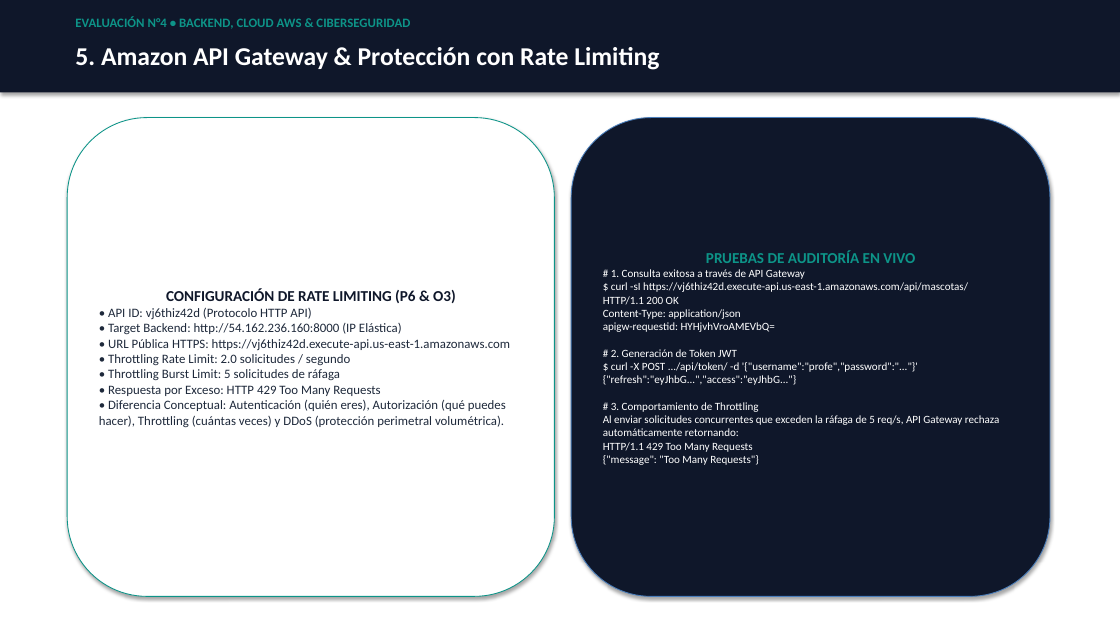
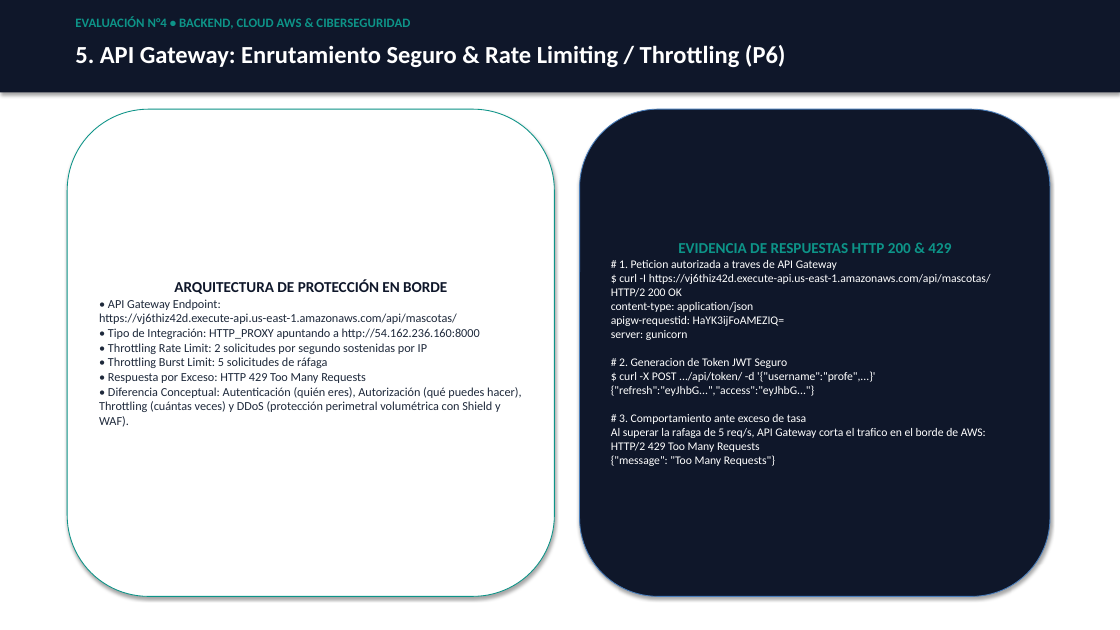
Before and after one commit to sebatmail/AWS-BACKEND-4, a slide deck: slide 6 of docs/PRESENTACION_EVALUACION_4_SEBASTIAN_TORRES.pptx. Drawn at 1120x630 pixels with LibreOffice and Linux fonts; fonts in the diff are those of the drawing. Boxes give left, top, right and bottom in pixels: in the first picture for what was removed or moved away, otherwise in the second. Text is boxed around its words. In the diff, an @@ line names an element or a change of style, - is before the commit and + after.

```diff
--- a/docs/PRESENTACION_EVALUACION_4_SEBASTIAN_TORRES.pptx
+++ b/docs/PRESENTACION_EVALUACION_4_SEBASTIAN_TORRES.pptx
@@ text at box(75, 45, 786, 67): text changed; size 22 to 21 pt @@
-5. Amazon API Gateway & Protección con Rate Limiting
+5. API Gateway: Enrutamiento Seguro & Rate Limiting / Throttling (P6)
@@ rounded rectangle "ARQUITECTURA DE PROTECCIÓN EN BORDE": place and size @@
-rounded rectangle "ARQUITECTURA DE PROTECCIÓN EN BORDE" at box(67, 118, 555, 597)
+rounded rectangle "ARQUITECTURA DE PROTECCIÓN EN BORDE" at box(67, 109, 555, 597)
@@ rounded rectangle "EVIDENCIA DE RESPUESTAS HTTP 200 ...": place and size @@
-rounded rectangle "EVIDENCIA DE RESPUESTAS HTTP 200 ..." at box(571, 118, 1050, 597)
+rounded rectangle "EVIDENCIA DE RESPUESTAS HTTP 200 ..." at box(580, 109, 1050, 597)
@@ text in rounded rectangle at box(611, 243, 991, 466): text changed; size 9.5 to 10 pt @@
-PRUEBAS DE AUDITORÍA EN VIVO
-# 1. Consulta exitosa a través de API Gateway
-$ curl -sI https://vj6thiz42d.execute-api.us-east-1.amazonaws.com/api/mascotas/
-HTTP/1.1 200 OK
-Content-Type: application/json
-apigw-requestid: HYHjvhVroAMEVbQ=
-# 2. Generación de Token JWT
-$ curl -X POST .../api/token/ -d '{"username":"profe","password":"..."}'
-{"refresh":"eyJhbG...","access":"eyJhbG..."}
-# 3. Comportamiento de Throttling
-Al enviar solicitudes concurrentes que exceden la ráfaga de 5 req/s, API Gateway rechaza automáticamente retornando:
-HTTP/1.1 429 Too Many Requests
-{"message": "Too Many Requests"}
+EVIDENCIA DE RESPUESTAS HTTP 200 & 429
+# 1. Peticion autorizada a traves de API Gateway
+$ curl -I https://vj6thiz42d.execute-api.us-east-1.amazonaws.com/api/mascotas/
+HTTP/2 200 OK
+content-type: application/json
+apigw-requestid: HaYK3ijFoAMEZIQ=
+server: gunicorn
+# 2. Generacion de Token JWT Seguro
+$ curl -X POST .../api/token/ -d '{"username":"profe",...}'
+{"refresh":"eyJhbG...","access":"eyJhbG..."}
+# 3. Comportamiento ante exceso de tasa
+Al superar la rafaga de 5 req/s, API Gateway corta el trafico en el borde de AWS:
+HTTP/2 429 Too Many Requests
+{"message": "Too Many Requests"}
@@ text in rounded rectangle at box(99, 279, 480, 354): text changed; size 11 to 10.5 pt @@
-CONFIGURACIÓN DE RATE LIMITING (P6 & O3)
-• API ID: vj6thiz42d (Protocolo HTTP API)
-• Target Backend: http://54.162.236.160:8000 (IP Elástica)
-• URL Pública HTTPS: https://vj6thiz42d.execute-api.us-east-1.amazonaws.com
-• Throttling Rate Limit: 2.0 solicitudes / segundo
+ARQUITECTURA DE PROTECCIÓN EN BORDE
+• API Gateway Endpoint: https://vj6thiz42d.execute-api.us-east-1.amazonaws.com/api/mascotas/
+• Tipo de Integración: HTTP_PROXY apuntando a http://54.162.236.160:8000
+• Throttling Rate Limit: 2 solicitudes por segundo sostenidas por IP
@@ text in rounded rectangle at box(108, 357, 366, 383): size 11 to 10.5 pt in "• Throttling Burst Limit: 5 solicitudes de ...", "• Respuesta por Exceso: HTTP 429 Too ..." @@
@@ text in rounded rectangle at box(99, 387, 521, 427): text changed; size 11 to 10.5 pt @@
-• Diferencia Conceptual: Autenticación (quién eres), Autorización (qué puedes hacer), Throttling (cuántas veces) y DDoS (protección perimetral volumétrica).
+• Diferencia Conceptual: Autenticación (quién eres), Autorización (qué puedes hacer), Throttling (cuántas veces) y DDoS (protección perimetral volumétrica con Shield y WAF).
```
Also in this commit, not shown: 10 other slides changed, 4 slides added, 2 slides removed, 5 other files.
